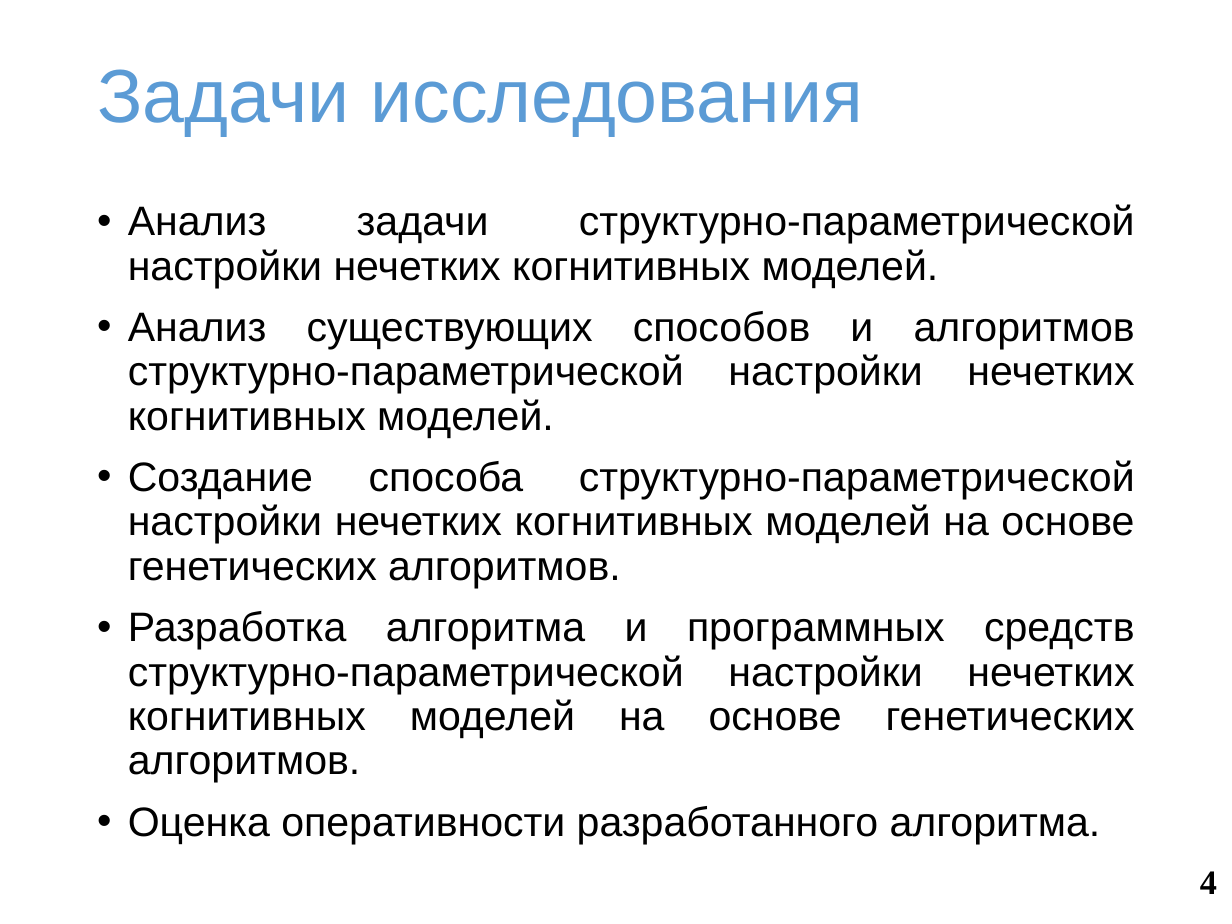
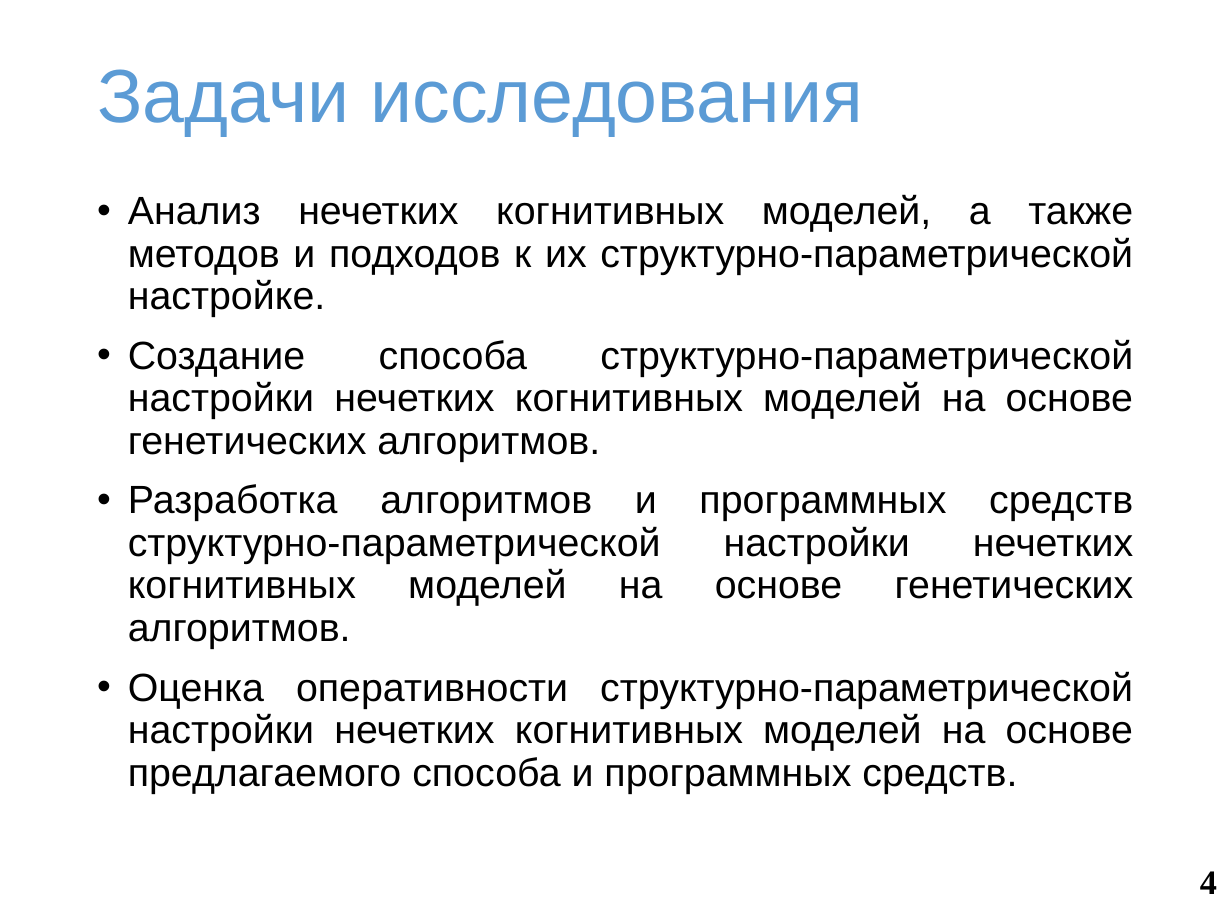
Before and after one commit to SquakR/fuzzy_cognitive_model, a slide deck: slide 4 of docs/presentation.pptx. Drawn at 1232x924 pixels with LibreOffice and Linux fonts; fonts in the diff are those of the drawing; background and template pictures are left out. Boxes give left, top, right and bottom in pixels: in the first picture for what was removed or moved away, otherwise in the second. Text is boxed around its words. In the diff, an @@ line names an element or a change of style, - is before the commit and + after.

```diff
--- a/docs/presentation.pptx
+++ b/docs/presentation.pptx
@@ text "Анализ нечетких когнитивных моделей, а ...": place and size @@
-text "Анализ нечетких когнитивных моделей, а ..." at <box>128,204,1135,844</box>
+text "Анализ нечетких когнитивных моделей, а ..." at <box>128,194,1134,793</box>
@@ text at <box>128,194,1133,317</box>: text changed; size 24 to 23 pt @@
-• Анализ задачи структурно-параметрической настройки нечетких когнитивных моделей.
-• Анализ существующих способов и алгоритмов структурно-параметрической настройки нечетких когнитивных моделей.
+• Анализ нечетких когнитивных моделей, а также методов и подходов к их структурно-параметрической настройке.
@@ text at <box>128,339,1133,462</box>: size 24 to 23 pt in "Создание способа структурно-параметрической настройки нечетк ..." @@
@@ text at <box>128,484,1134,793</box>: text changed; size 24 to 23 pt @@
-• Разработка алгоритма и программных средств структурно-параметрической настройки нечетких когнитивных моделей на основе генетических алгоритмов.
-• Оценка оперативности разработанного алгоритма.
+• Разработка алгоритмов и программных средств структурно-параметрической настройки нечетких когнитивных моделей на основе генетических алгоритмов.
+• Оценка оперативности структурно-параметрической настройки нечетких когнитивных моделей на основе предлагаемого способа и программных средств.
```
Also in this commit, not shown: 3 other slides changed, 3 slides added, 2 slides removed.
